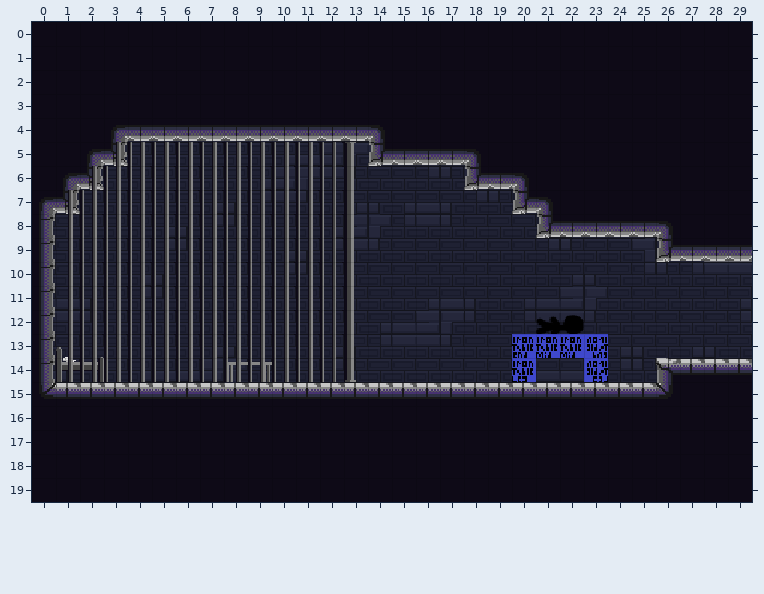
Tiled map: Assets/maps/HubRooms/1 - Prison/StartingCell.tmx. Above: the version before the commit.
Cells are 16x16 px. Shown: x 0..29, y 0..19.
After the commit:
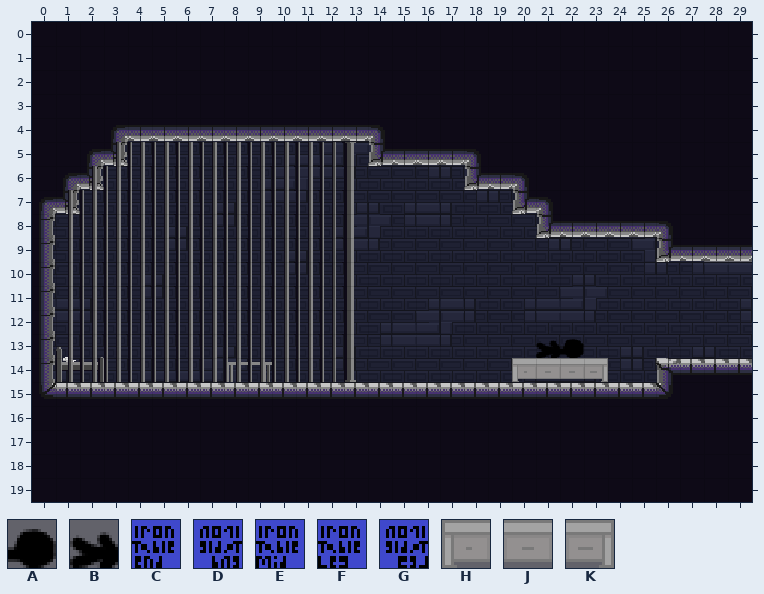
Key: from "PlaceholderSprites": A 62 flipped on the other diagonal, B 77 flipped on the other diagonal; from "Possible Extra Art": C 8, D 8 flipped left-right, E 9, F 10, G 10 flipped left-right; from "decorative_props": H 24, J 25, K 27.
_ is an empty cell, . an unchanged one.
From old to new:
--- layer "ground"
@@ x 20..23 @@
-13 CEED
-14 F__G
+13 ____
+14 HJJK
--- layer "annotations (for game objects)"
@@ x 21..22 @@
-12 BA
-13 __
+12 __
+13 BA
Where, in picture pixels (left, top, right, bottom), the same in both pictures:
changed: (512, 315, 608, 382)
